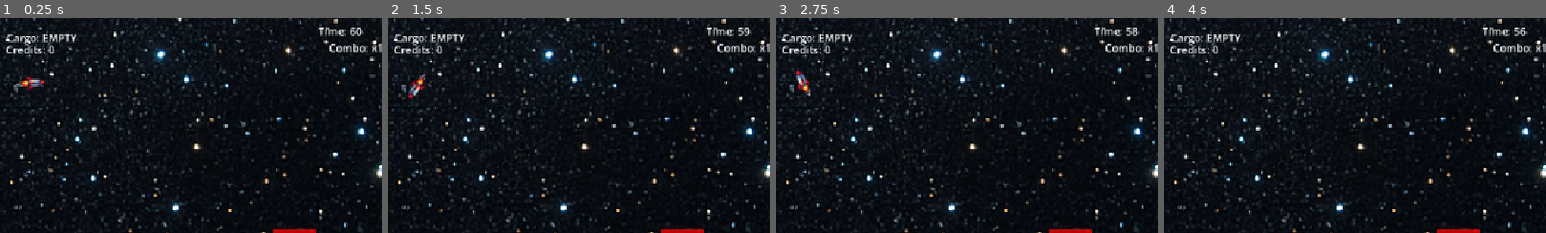
Above: before the commit, frames 1-4 (left to right).
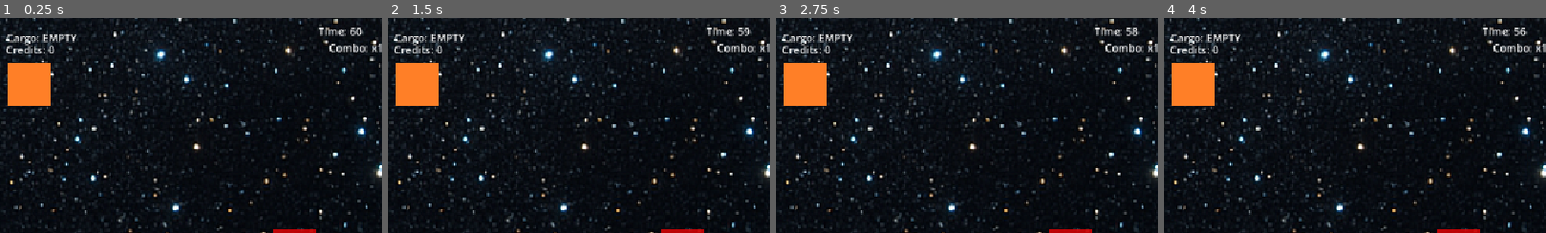
Above: after the commit, the same moments.

Repository: miamisharky/DungeonDelivery
Game: Godot game, scene res://scenes/main.tscn
The game is run twice, just before and just after one commit, with the same random seed, the same clock (stepped at 60 frames per second) and the same inputs.
Inputs:
- Up to frame 1 (0.25 s): no input
- Up to frame 2 (1.5 s): tap Enter (ui_accept) at 0.5, 0.77 s; hold Right (ui_right) 0.53-1.28 s; hold Down (ui_down) from 1.28 s (still down)
- Up to frame 3 (2.75 s): tap Enter (ui_accept) at 1.52, 2 s; release Down (ui_down) at 2.03 s; hold Right (ui_right) from 2.03 s (still down)
- Up to frame 4 (4 s): tap Enter (ui_accept) at 2.75, 3.02, 3.77 s; release Right (ui_right) at 2.78 s; hold Up (ui_up) 2.78-3.53 s; hold Left (ui_left) from 3.53 s (still down)
The pictures show only the part of the screen within x 5-55%, y 0-50%; the shares and areas given below are measured in that part.

The runs differ from the first frame. In frame 1, 2.2% of the frame differs, in the area x 2-14%, y 20-41%; in frame 2, 2.2%; in frame 3, 2.2%; in frame 4, 2.2%.

Commit message:
Implement first permanent rocket upgrade

Diff:
--- a/game/dungeon-delivery/scenes/gameManager.gd
+++ b/game/dungeon-delivery/scenes/gameManager.gd
@@ -1,12 +1,12 @@
 extends Node
 #Variables
-var score := 0
+var credits := 0
 var game_over := false
 var time_remaining := 60
 var delivery_time_bonus := 5
 var combo := 1
 #UI
-@onready var score_label = $"../UI/ScoreLabel"
+@onready var credits_label = $"../UI/ScoreLabel"
 @onready var status_label = $"../UI/StatusLabel"
 @onready var timer_label = $"../UI/TimerLabel"
 @onready var game_timer = $"../GameTimer"
@@ -37,17 +37,18 @@
 	if game_over:
 		return
 
-	score += amount * combo
+	credits += amount * combo
+	update_credit_display()
 
-	if score % 5 == 0:
+	if credits % 5 == 0:
 
 		delivery_time_bonus += 1
 
 		print("Difficulty Increased!")
 
-	score_label.text = "Credits: " + str(score)
+	credits_label.text = "Credits: " + str(credits)
 
-	print("Credits: ", score)
+	print("Credits: ", credits)
 
 	spawn_package()
 
@@ -119,3 +120,18 @@
 	)
 
 	main_scene.call_deferred("add_child", package)
+
+func update_credit_display():
+
+	credits_label.text = "Credits: " + str(credits)
+
+func spend_credits(amount):
+
+	if credits < amount:
+		return false
+
+	credits -= amount
+
+	update_credit_display()
+
+	return true
--- a/game/dungeon-delivery/scenes/main.tscn
+++ b/game/dungeon-delivery/scenes/main.tscn
@@ -8,12 +8,16 @@
 [ext_resource type="Texture2D" uid="uid://dfku0qgha7vst" path="res://art/DeliveryZone.png" id="5_tbgi4"]
 [ext_resource type="Script" uid="uid://bp706lj35gr65" path="res://scenes/deliveryZone.gd" id="5_tefeu"]
 [ext_resource type="Script" uid="uid://cq3pady1pp71q" path="res://scripts/hazard.gd" id="6_tipki"]
+[ext_resource type="Texture2D" uid="uid://dcepq8c8kyhnl" path="res://art/UpgradeStation.png" id="9_85g3d"]
+[ext_resource type="Script" uid="uid://bqth4opeaxno7" path="res://scripts/upgrade_station.gd" id="9_choun"]
 
 [sub_resource type="RectangleShape2D" id="RectangleShape2D_jyhfs"]
 size = Vector2(21.333332, 21.333332)
 
 [sub_resource type="RectangleShape2D" id="RectangleShape2D_tbgi4"]
 size = Vector2(64, 64)
+
+[sub_resource type="RectangleShape2D" id="RectangleShape2D_biyew"]
 
 [node name="Main" type="Node2D" unique_id=2006723250]
 
@@ -83,3 +87,14 @@
 offset_right = 592.0
 offset_bottom = 56.0
 text = "Combo: x1"
+
+[node name="UpgradeStation" type="Area2D" parent="." unique_id=1836085216]
+position = Vector2(100, 100)
+script = ExtResource("9_choun")
+
+[node name="Sprite2D" type="Sprite2D" parent="UpgradeStation" unique_id=212274484]
+texture = ExtResource("9_85g3d")
+
+[node name="CollisionShape2D" type="CollisionShape2D" parent="UpgradeStation" unique_id=1814655288]
+scale = Vector2(2, 2)
+shape = SubResource("RectangleShape2D_biyew")
--- /dev/null
+++ b/game/dungeon-delivery/scripts/upgrade_station.gd
@@ -0,0 +1,25 @@
+extends Area2D
+
+const ENGINE_COST = 25
+const ENGINE_UPGRADE = 50
+
+func _ready():
+	body_entered.connect(_on_body_entered)
+
+func _on_body_entered(body):
+
+	if body.name != "Player":
+		return
+
+	var game_manager = $"../GameManager"
+
+	if game_manager.spend_credits(ENGINE_COST):
+
+		body.thrust_power += ENGINE_UPGRADE
+
+		print("Engine upgraded!")
+		print("Thrust: " + str(body.thrust_power))
+
+	else:
+
+		print("Need more credits!")
Binary file added: game/dungeon-delivery/art/UpgradeStation.png
Not shown, added: game/dungeon-delivery/art/UpgradeStation.png.import
Not shown, added: game/dungeon-delivery/scripts/upgrade_station.gd.uid
Not shown, added: docs/decisions/0005-roguelite-progression.md
